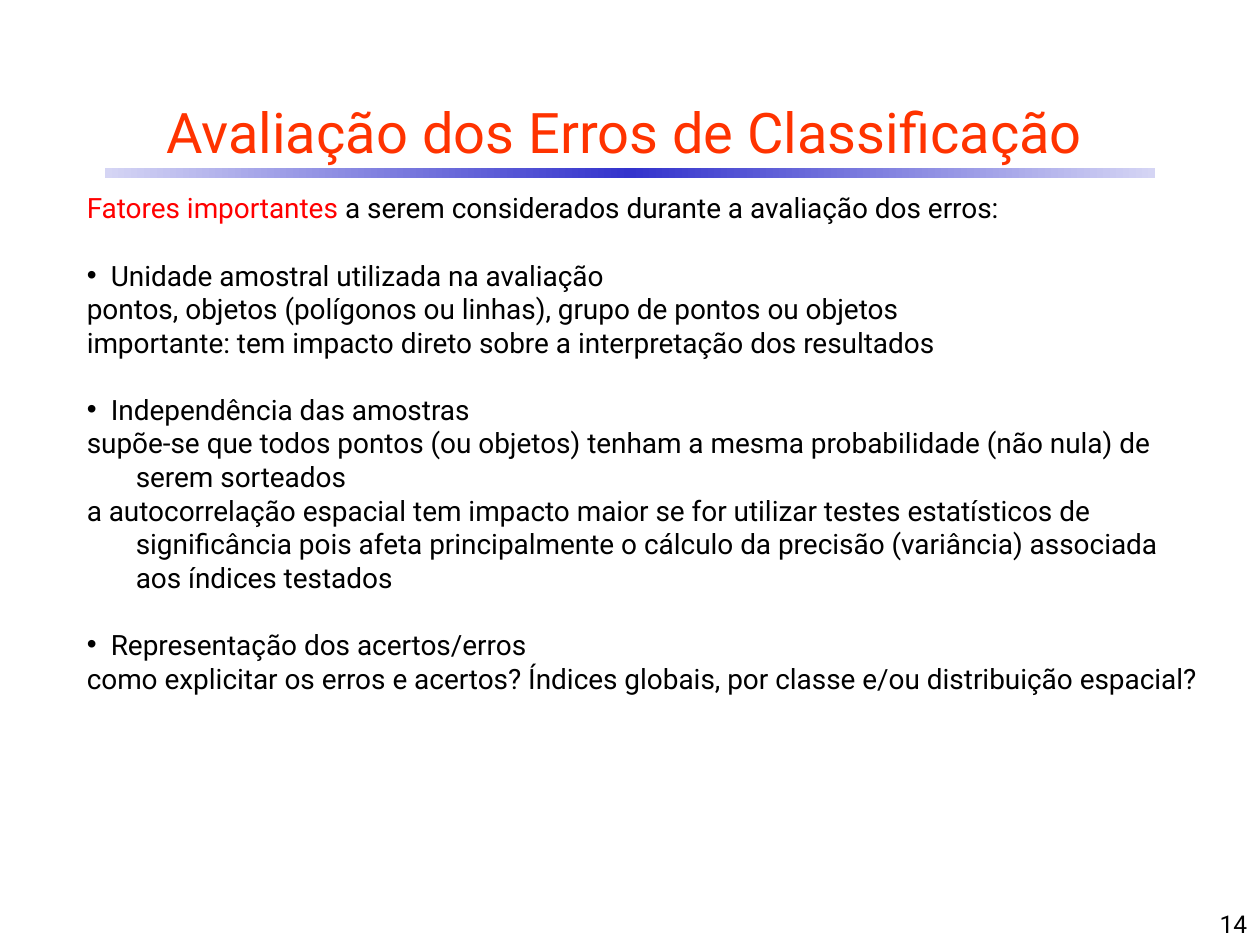
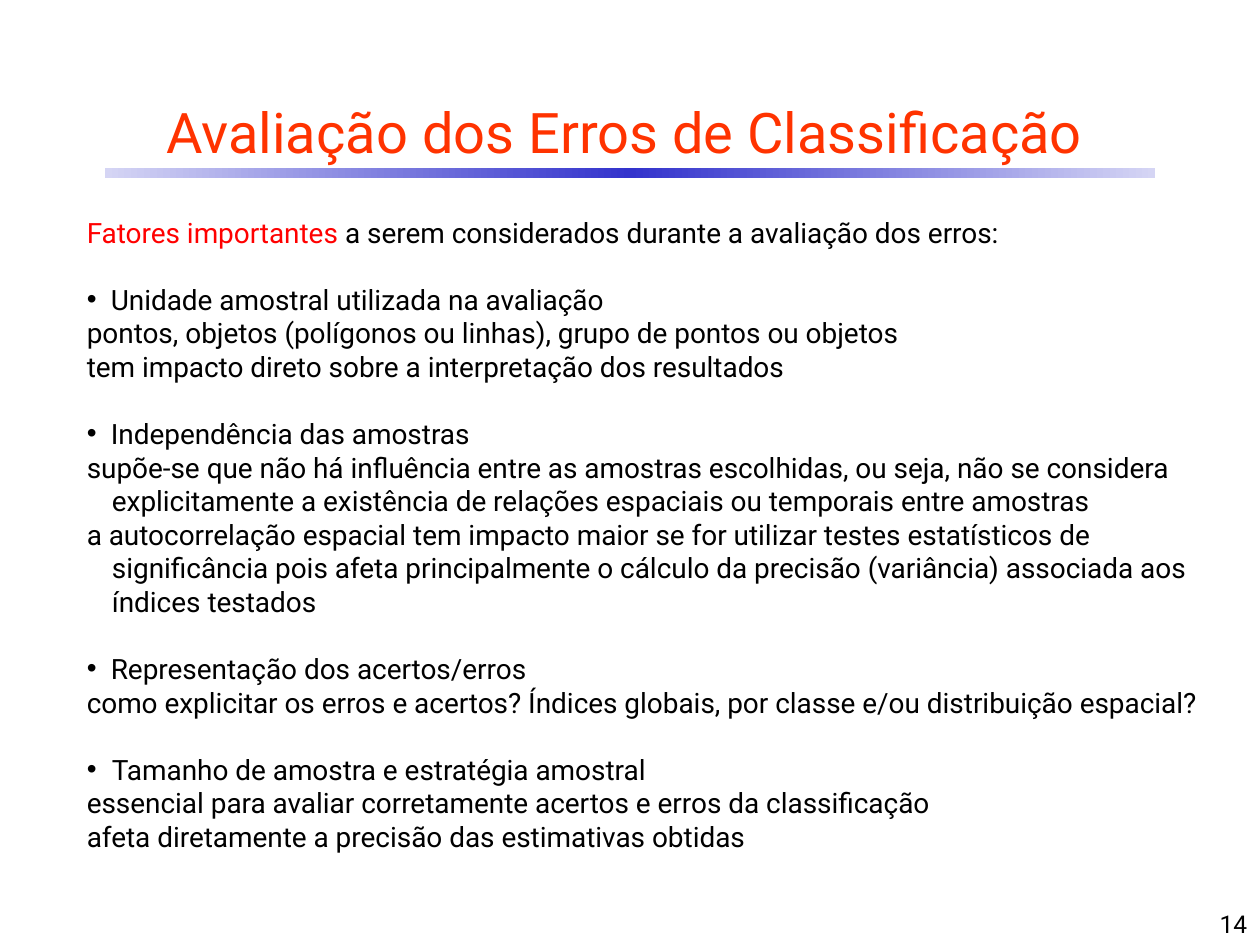
Before and after one commit to CDRenno/Estatistica, a slide deck: slide 14 of ppt/12AvalClass.pptx. Drawn at 1260x945 pixels with LibreOffice and Linux fonts; fonts in the diff are those of the drawing. Boxes give left, top, right and bottom in pixels: in the first picture for what was removed or moved away, otherwise in the second. Text is boxed around its words. In the diff, an @@ line names an element or a change of style, - is before the commit and + after.

```diff
--- a/ppt/12AvalClass.pptx
+++ b/ppt/12AvalClass.pptx
@@ text "Fatores importantes a serem considerados ...": place and size @@
-text "Fatores importantes a serem considerados ..." at <box>87,197,1197,695</box>
+text "Fatores importantes a serem considerados ..." at <box>87,222,1197,853</box>
@@ text at <box>87,356,784,383</box>: text changed @@
-importante: tem impacto direto sobre a interpretação dos resultados
+tem impacto direto sobre a interpretação dos resultados
@@ text at <box>87,456,1169,517</box>: text changed @@
-supõe-se que todos pontos (ou objetos) tenham a mesma probabilidade (não nula) de serem sorteados
+supõe-se que não há influência entre as amostras escolhidas, ou seja, não se considera explicitamente a existência de relações espaciais ou temporais entre amostras
@@ text at <box>87,523,1186,613</box>: indent changed @@
@@ text at <box>87,759,929,853</box>: paragraphs added @@
+• Tamanho de amostra e estratégia amostral
+essencial para avaliar corretamente acertos e erros da classificação
+afeta diretamente a precisão das estimativas obtidas
```
Also in this commit, not shown: 45 other slides changed, 18 slides added, 11 slides removed, 1 other file.
